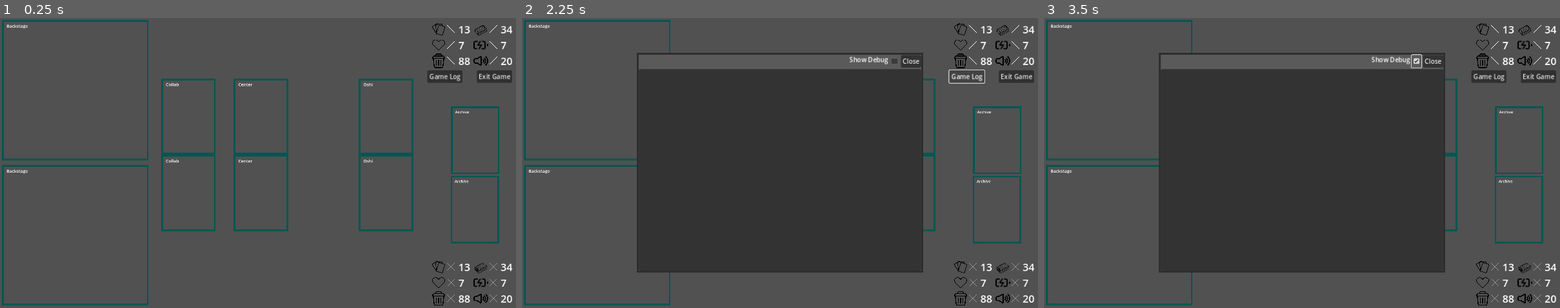
Above: before the commit, frames 1-3 (left to right).
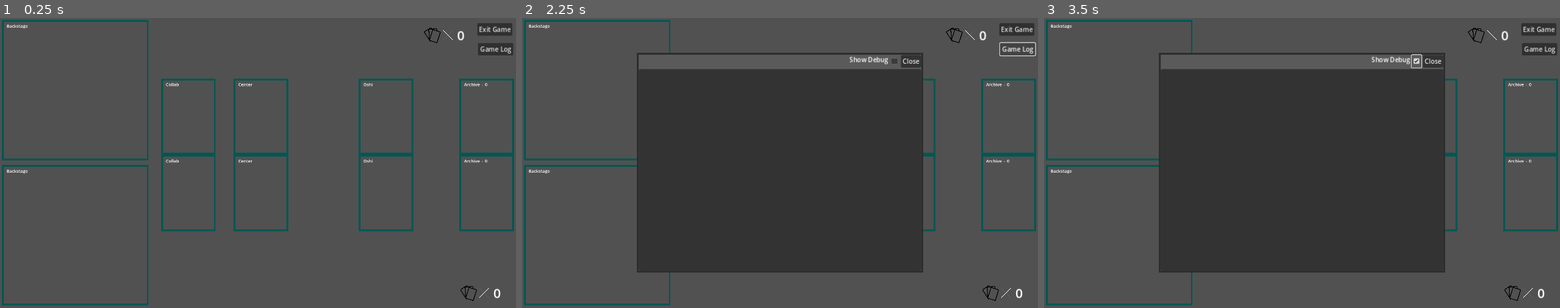
Above: after the commit, the same moments.

Repository: daniel-k-taylor/holocardclient
Game: Godot game, scene res://scenes/game/game.tscn
The game is run twice, just before and just after one commit, with the same random seed, the same clock (stepped at 60 frames per second) and the same inputs. This scene is started directly instead of the project's main scene.
Inputs (mouse positions are in pixels of both pictures, inside the frame that each line leads up to):
- Up to frame 1 (0.25 s): no input
- Up to frame 2 (2.25 s): click "Game Log" at 0.5 s; click (996, 209) at 1.27 s; click "Game Log" at 2 s
- Up to frame 3 (3.5 s): click (1415, 61) at 2.75 s

The runs differ from the first frame. In frame 1, 2.9% of the frame differs, in the area x 82-100%, y 1-100%; in frame 2, 2.7%; in frame 3, 2.9%.

Commit message:
clean up ui

Diff:
--- a/scenes/game/card_zone.gd
+++ b/scenes/game/card_zone.gd
@@ -4,7 +4,9 @@
 
 signal zone_pressed
 
-@onready var zone_text_label : Label = $Margin/Layout/ZoneName
+@onready var zone_text_label : Label = $Margin/Layout/NameBox/ZoneName
+@onready var zone_text_dash : Label = $Margin/Layout/NameBox/Dash
+@onready var zone_text_count : Label = $Margin/Layout/NameBox/ZoneCount
 @onready var loc1 = $Margin/Layout/GridContainer/ZoneLocation1
 @onready var loc2 = $Margin/Layout/GridContainer/ZoneLocation2
 @onready var loc3 = $Margin/Layout/GridContainer/ZoneLocation3
@@ -57,12 +59,19 @@
 	if layout_style == LayoutStyle.Floating or layout_style == LayoutStyle.Hand:
 		set_transparent(true)
 
+	zone_text_dash.visible = layout_style == LayoutStyle.Archive
+	zone_text_count.visible = layout_style == LayoutStyle.Archive
 	zone_button.visible = layout_style == LayoutStyle.Archive
 
 	if not Engine.is_editor_hint():
 		CenterCardOval = Vector2(get_viewport().content_scale_size) * Vector2(0.5, 1.3)
 		HorizontalRadius = get_viewport().content_scale_size.x * 0.55
 		VerticalRadius = get_viewport().content_scale_size.y * 0.4
+
+	update_count()
+
+func update_count():
+	zone_text_count.text = str(len(cards))
 
 func set_transparent(is_transparent):
 	if is_transparent:
@@ -114,6 +123,8 @@
 			assert(len(cards) == 1)
 			for card in cards:
 				card.begin_move_to(center, false)
+
+	update_count()
 
 func get_cards_in_zone():
 	return cards
--- a/scenes/game/card_zone.tscn
+++ b/scenes/game/card_zone.tscn
@@ -31,10 +31,24 @@
 [node name="Layout" type="VBoxContainer" parent="Margin"]
 layout_mode = 2
 
-[node name="ZoneName" type="Label" parent="Margin/Layout"]
+[node name="NameBox" type="HBoxContainer" parent="Margin/Layout"]
+layout_mode = 2
+theme_override_constants/separation = 10
+
+[node name="ZoneName" type="Label" parent="Margin/Layout/NameBox"]
 layout_mode = 2
 theme_override_font_sizes/font_size = 24
 text = "Unset"
+
+[node name="Dash" type="Label" parent="Margin/Layout/NameBox"]
+layout_mode = 2
+theme_override_font_sizes/font_size = 24
+text = "-"
+
+[node name="ZoneCount" type="Label" parent="Margin/Layout/NameBox"]
+layout_mode = 2
+theme_override_font_sizes/font_size = 24
+text = "XX"
 
 [node name="GridContainer" type="GridContainer" parent="Margin/Layout"]
 layout_mode = 2
--- a/scenes/game/game.gd
+++ b/scenes/game/game.gd
@@ -28,6 +28,7 @@
 @onready var opponent_oshi : CardZone = $OpponentOshi
 @onready var opponent_hand = $OpponentHand
 @onready var opponent_deck_spawn = $OpponentDeckSpawn
+@onready var opponent_hand_indicator = $OpponentHandIndicator/HandCount
 
 @onready var floating_zone : CardZone = $FloatingCardZone
 
@@ -38,6 +39,7 @@
 @onready var me_oshi : CardZone = $MeOshi
 @onready var me_hand : CardZone = $MeHand
 @onready var me_deck_spawn = $MeDeckSpawn
+@onready var me_hand_indicator = $MeHandIndicator/HandCount
 
 @onready var card_popout : CardPopout = $CardPopout
 @onready var archive_card_popout : CardPopout = $ArchiveCardPopout
@@ -73,12 +75,13 @@
 	var _oshi_zone : CardZone
 	var _floating_zone : CardZone
 	var _deck_spawn_zone
+	var _hand_indicator : Label
 
 	var stage_zones = []
 
 	func _init(game, player_id:String, is_local_player : bool,
 		archive_zone, backstage_zone, collab_zone,
-		center_zone, oshi_zone, hand_zone,
+		center_zone, oshi_zone, hand_zone, hand_indicator,
 		floating_zone, deck_spawn_zone
 	):
 		_game = game
@@ -93,6 +96,7 @@
 		_oshi_zone = oshi_zone
 		_floating_zone = floating_zone
 		_deck_spawn_zone = deck_spawn_zone
+		_hand_indicator = hand_indicator
 
 		stage_zones = [center_zone, collab_zone, backstage_zone]
 
@@ -304,6 +308,9 @@
 	$UIOverlay.visible = true
 	action_menu.visible = false
 	thinking_spinner.visible = true
+
+	me_stats.visible = false
+	opponent_stats.visible = false
 
 # Called every frame. 'delta' is the elapsed time since the previous frame.
 func _process(delta: float) -> void:
@@ -449,6 +456,7 @@
 		"cheer": player.cheer_count,
 	}
 	stats_group.update_stats(stats_info)
+	player._hand_indicator.text = str(player.hand_count)
 
 func _update_stats_ui():
 	if ui_phase == UIPhase.UIPhase_Init:
@@ -491,12 +499,12 @@
 
 	me = PlayerState.new(self, my_id, true,
 		me_archive, me_backstage, me_collab,
-		me_center, me_oshi, me_hand,
+		me_center, me_oshi, me_hand, me_hand_indicator,
 		floating_zone, me_deck_spawn
 	)
 	opponent = PlayerState.new(self, opponent_id, false,
 		opponent_archive, opponent_backstage, opponent_collab,
-		opponent_center, opponent_oshi, opponent_hand,
+		opponent_center, opponent_oshi, opponent_hand, opponent_hand_indicator,
 		floating_zone, opponent_deck_spawn
 	)
 
@@ -1529,6 +1537,8 @@
 		active_player.set_starting_life(life_count)
 		print("Mine: %s  Info: %s" % [active_player.hand_count, hand_count])
 		assert(active_player.hand_count == hand_count)
+	me_stats.visible = true
+	opponent_stats.visible = true
 
 func _on_main_step_start(event_data):
 	var active_player = get_player(event_data["active_player"])
--- a/scenes/game/game.tscn
+++ b/scenes/game/game.tscn
@@ -1,10 +1,14 @@
-[gd_scene load_steps=11 format=3 uid="uid://ds6ostisut8ij"]
+[gd_scene load_steps=15 format=3 uid="uid://ds6ostisut8ij"]
 
 [ext_resource type="Script" path="res://scenes/game/game.gd" id="1_mkj14"]
 [ext_resource type="PackedScene" uid="uid://nn3fa22gm0m0" path="res://scenes/game/stats_group.tscn" id="2_yswsg"]
+[ext_resource type="Texture2D" uid="uid://drsem2ah7hjbj" path="res://assets/icons/cards.png" id="3_2mv4f"]
+[ext_resource type="Texture2D" uid="uid://2jdd70qmbibk" path="res://assets/icons/x.png" id="4_h1k1l"]
+[ext_resource type="Theme" uid="uid://dcbb71xa6dfxt" path="res://themes/indicatorlabeltheme.tres" id="5_2cnxe"]
 [ext_resource type="PackedScene" uid="uid://b7di8plutlm5b" path="res://scenes/game/card_popout.tscn" id="6_vy7a0"]
 [ext_resource type="PackedScene" uid="uid://djt48j2x6telk" path="res://scenes/game/game_log.tscn" id="6_xt86y"]
 [ext_resource type="PackedScene" uid="uid://d2fspiqdcp0p1" path="res://scenes/game/card_base.tscn" id="8_13v6m"]
+[ext_resource type="PackedScene" uid="uid://wmclosx28ofb" path="res://scenes/misc/modal_dialog.tscn" id="9_avbnf"]
 [ext_resource type="PackedScene" uid="uid://b5yajeq6o3fln" path="res://scenes/game/card_zone.tscn" id="10_bk3r3"]
 [ext_resource type="PackedScene" uid="uid://db711yiboenfu" path="res://scenes/game/action_menu.tscn" id="11_cx0xb"]
 [ext_resource type="Texture2D" uid="uid://b4kw22837um2t" path="res://assets/icons/donut.png" id="12_j6jby"]
@@ -22,27 +26,27 @@
 color = Color(0.31802, 0.31802, 0.31802, 1)
 
 [node name="ExitGameButton" type="Button" parent="."]
-offset_left = 1183.0
-offset_top = 130.0
-offset_right = 1270.0
-offset_bottom = 161.0
+offset_left = 1184.0
+offset_top = 13.0
+offset_right = 1271.0
+offset_bottom = 44.0
 text = "Exit Game"
 
 [node name="LogButton" type="Button" parent="."]
-offset_left = 1060.0
-offset_top = 130.0
-offset_right = 1147.0
-offset_bottom = 161.0
+offset_left = 1186.0
+offset_top = 62.0
+offset_right = 1273.0
+offset_bottom = 93.0
 text = "Game Log"
 
 [node name="OpponentStatsGroup" parent="." instance=ExtResource("2_yswsg")]
 anchors_preset = 1
 anchor_left = 1.0
 anchor_right = 1.0
-offset_left = 1070.0
-offset_top = 10.0
-offset_right = 1322.0
-offset_bottom = 153.0
+offset_left = 1029.0
+offset_top = 157.0
+offset_right = 1281.0
+offset_bottom = 349.0
 grow_horizontal = 0
 scale = Vector2(0.8, 0.8)
 
@@ -52,13 +56,69 @@
 anchor_top = 1.0
 anchor_right = 1.0
 anchor_bottom = 1.0
-offset_left = 1070.0
-offset_top = 600.0
-offset_right = 1322.0
-offset_bottom = 743.0
+offset_left = 1029.0
+offset_top = 344.0
+offset_right = 1281.0
+offset_bottom = 536.0
 grow_horizontal = 0
 grow_vertical = 0
 scale = Vector2(0.8, 0.8)
+
+[node name="OpponentHandIndicator" type="HBoxContainer" parent="."]
+offset_left = 1050.0
+offset_top = 20.0
+offset_right = 1171.0
+offset_bottom = 65.0
+
+[node name="Icon" type="TextureRect" parent="OpponentHandIndicator"]
+layout_mode = 2
+texture = ExtResource("3_2mv4f")
+expand_mode = 2
+
+[node name="x" type="TextureRect" parent="OpponentHandIndicator"]
+custom_minimum_size = Vector2(24, 24)
+layout_mode = 2
+size_flags_horizontal = 4
+size_flags_vertical = 4
+texture = ExtResource("4_h1k1l")
+expand_mode = 1
+
+[node name="spacing" type="MarginContainer" parent="OpponentHandIndicator"]
+layout_mode = 2
+theme_override_constants/margin_left = 3
+
+[node name="HandCount" type="Label" parent="OpponentHandIndicator"]
+layout_mode = 2
+theme = ExtResource("5_2cnxe")
+text = "0"
+
+[node name="MeHandIndicator" type="HBoxContainer" parent="."]
+offset_left = 1140.0
+offset_top = 660.0
+offset_right = 1261.0
+offset_bottom = 705.0
+
+[node name="Icon" type="TextureRect" parent="MeHandIndicator"]
+layout_mode = 2
+texture = ExtResource("3_2mv4f")
+expand_mode = 2
+
+[node name="x" type="TextureRect" parent="MeHandIndicator"]
+custom_minimum_size = Vector2(24, 24)
+layout_mode = 2
+size_flags_horizontal = 4
+size_flags_vertical = 4
+texture = ExtResource("4_h1k1l")
+expand_mode = 1
+
+[node name="spacing" type="MarginContainer" parent="MeHandIndicator"]
+layout_mode = 2
+theme_override_constants/margin_left = 3
+
+[node name="HandCount" type="Label" parent="MeHandIndicator"]
+layout_mode = 2
+theme = ExtResource("5_2cnxe")
+text = "0"
 
 [node name="MeBackstage" parent="." instance=ExtResource("10_bk3r3")]
 offset_left = 5.0
@@ -159,20 +219,20 @@
 [node name="AllCards" type="Node2D" parent="."]
 
 [node name="MeArchive" parent="." instance=ExtResource("10_bk3r3")]
-offset_left = 1118.0
-offset_top = 392.0
-offset_right = 1418.0
-offset_bottom = 810.0
-scale = Vector2(0.4, 0.4)
+offset_left = 1140.0
+offset_top = 340.0
+offset_right = 1440.0
+offset_bottom = 758.0
+scale = Vector2(0.45, 0.45)
 zone_name = "Archive"
 layout_style = 0
 
 [node name="OpponentArchive" parent="." instance=ExtResource("10_bk3r3")]
-offset_left = 1119.0
-offset_top = 220.0
-offset_right = 1419.0
-offset_bottom = 638.0
-scale = Vector2(0.4, 0.4)
+offset_left = 1140.0
+offset_top = 150.0
+offset_right = 1440.0
+offset_bottom = 568.0
+scale = Vector2(0.45, 0.45)
 zone_name = "Archive"
 layout_style = 0
 
@@ -259,6 +319,11 @@
 offset_right = 1217.0
 offset_bottom = 52.0
 
+[node name="ModalDialog" parent="." instance=ExtResource("9_avbnf")]
+visible = false
+offset_right = 1280.0
+offset_bottom = 720.0
+
 [connection signal="pressed" from="ExitGameButton" to="." method="_on_exit_game_button_pressed"]
 [connection signal="pressed" from="LogButton" to="." method="_on_log_button_pressed"]
 [connection signal="zone_pressed" from="MeArchive" to="." method="_on_me_archive_zone_pressed"]
--- a/scenes/game/stats_group.tscn
+++ b/scenes/game/stats_group.tscn
@@ -8,64 +8,13 @@
 [ext_resource type="Texture2D" uid="uid://fdae7rpjwwv3" path="res://assets/icons/heart.png" id="5_y7cq5"]
 [ext_resource type="Texture2D" uid="uid://dt5gfu6i5xljk" path="res://assets/icons/battery-charging.svg" id="6_2jxq8"]
 [ext_resource type="Texture2D" uid="uid://dlqyskv1syjk6" path="res://assets/icons/discard.png" id="7_h2fck"]
-[ext_resource type="Texture2D" uid="uid://jvar2saw1b7k" path="res://assets/icons/volume.png" id="8_l2amm"]
+[ext_resource type="Texture2D" uid="uid://cbrksgiwkrwu2" path="res://assets/cheer_icons/any.png" id="9_01wyk"]
 
 [node name="StatsGroup" type="GridContainer"]
 offset_right = 214.0
 offset_bottom = 143.0
 theme_override_constants/h_separation = 10
-columns = 2
 script = ExtResource("1_2nl5y")
-
-[node name="HandIndicator" type="HBoxContainer" parent="."]
-layout_mode = 2
-
-[node name="Icon" type="TextureRect" parent="HandIndicator"]
-layout_mode = 2
-texture = ExtResource("1_egjg1")
-expand_mode = 2
-
-[node name="x" type="TextureRect" parent="HandIndicator"]
-custom_minimum_size = Vector2(24, 24)
-layout_mode = 2
-size_flags_horizontal = 4
-size_flags_vertical = 4
-texture = ExtResource("2_glo8x")
-expand_mode = 1
-
-[node name="spacing" type="MarginContainer" parent="HandIndicator"]
-layout_mode = 2
-theme_override_constants/margin_left = 3
-
-[node name="HandCount" type="Label" parent="HandIndicator"]
-layout_mode = 2
-theme = ExtResource("3_er6l1")
-text = "13"
-
-[node name="DeckIndicator" type="HBoxContainer" parent="."]
-layout_mode = 2
-
-[node name="Icon" type="TextureRect" parent="DeckIndicator"]
-layout_mode = 2
-texture = ExtResource("4_yabwa")
-expand_mode = 2
-
-[node name="x" type="TextureRect" parent="DeckIndicator"]
-custom_minimum_size = Vector2(24, 24)
-layout_mode = 2
-size_flags_horizontal = 4
-size_flags_vertical = 4
-texture = ExtResource("2_glo8x")
-expand_mode = 1
-
-[node name="spacing" type="MarginContainer" parent="DeckIndicator"]
-layout_mode = 2
-theme_override_constants/margin_left = 3
-
-[node name="DeckCount" type="Label" parent="DeckIndicator"]
-layout_mode = 2
-theme = ExtResource("3_er6l1")
-text = "34"
 
 [node name="LifeIndicator" type="HBoxContainer" parent="."]
 layout_mode = 2
@@ -117,7 +66,59 @@
 theme = ExtResource("3_er6l1")
 text = "7"
 
+[node name="HandIndicator" type="HBoxContainer" parent="."]
+visible = false
+layout_mode = 2
+
+[node name="Icon" type="TextureRect" parent="HandIndicator"]
+layout_mode = 2
+texture = ExtResource("1_egjg1")
+expand_mode = 2
+
+[node name="x" type="TextureRect" parent="HandIndicator"]
+custom_minimum_size = Vector2(24, 24)
+layout_mode = 2
+size_flags_horizontal = 4
+size_flags_vertical = 4
+texture = ExtResource("2_glo8x")
+expand_mode = 1
+
+[node name="spacing" type="MarginContainer" parent="HandIndicator"]
+layout_mode = 2
+theme_override_constants/margin_left = 3
+
+[node name="HandCount" type="Label" parent="HandIndicator"]
+layout_mode = 2
+theme = ExtResource("3_er6l1")
+text = "13"
+
+[node name="DeckIndicator" type="HBoxContainer" parent="."]
+layout_mode = 2
+
+[node name="Icon" type="TextureRect" parent="DeckIndicator"]
+layout_mode = 2
+texture = ExtResource("4_yabwa")
+expand_mode = 2
+
+[node name="x" type="TextureRect" parent="DeckIndicator"]
+custom_minimum_size = Vector2(24, 24)
+layout_mode = 2
+size_flags_horizontal = 4
+size_flags_vertical = 4
+texture = ExtResource("2_glo8x")
+expand_mode = 1
+
+[node name="spacing" type="MarginContainer" parent="DeckIndicator"]
+layout_mode = 2
+theme_override_constants/margin_left = 3
+
+[node name="DeckCount" type="Label" parent="DeckIndicator"]
+layout_mode = 2
+theme = ExtResource("3_er6l1")
+text = "34"
+
 [node name="ArchiveIndicator" type="HBoxContainer" parent="."]
+visible = false
 layout_mode = 2
 
 [node name="Icon" type="TextureRect" parent="ArchiveIndicator"]
@@ -146,9 +147,8 @@
 layout_mode = 2
 
 [node name="Icon" type="TextureRect" parent="CheerIndicator"]
-modulate = Color(0, 0, 0, 1)
 layout_mode = 2
-texture = ExtResource("8_l2amm")
+texture = ExtResource("9_01wyk")
 expand_mode = 2
 
 [node name="x" type="TextureRect" parent="CheerIndicator"]
Not shown, changed: work.todo
